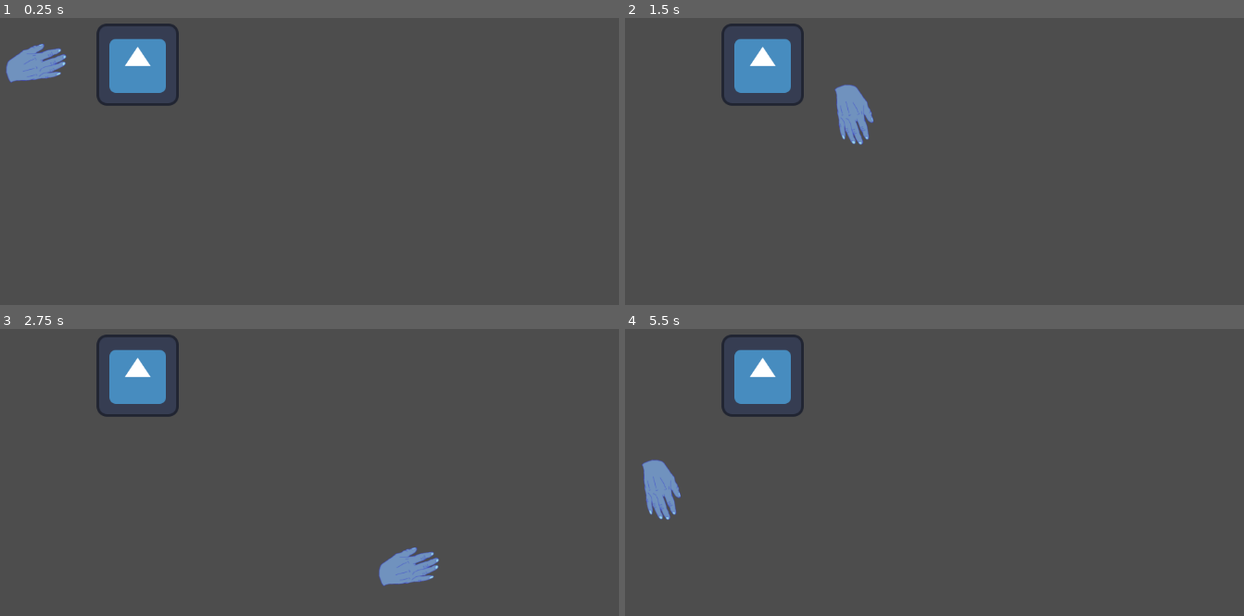
Above: before the commit, frames 1-4 (two rows, left to right).
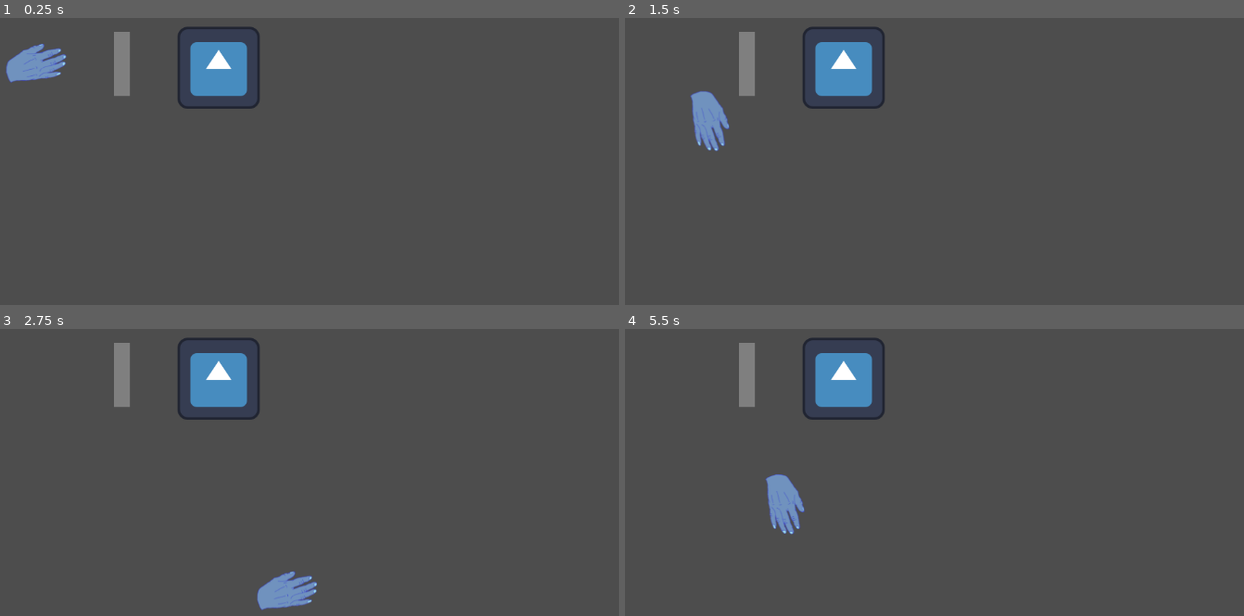
Above: after the commit, the same moments.

Repository: AustinSB/moving_hand_game
Game: Godot game, scene res://main.tscn
Two runs of this game, one before a commit and one after it. Both use one fixed random seed, a clock stepped at 60 frames per second and the inputs below. The engine's default icon, where the game draws it, is replaced by a stand-in: a white triangle on a blue panel in a dark square.
Inputs:
- Up to frame 1 (0.25 s): no input
- Up to frame 2 (1.5 s): tap Enter at 0.5 s; hold D 0.53-1.28 s; hold S from 1.28 s (still down)
- Up to frame 3 (2.75 s): release S at 2.03 s; hold D from 2.03 s (still down)
- Up to frame 4 (5.5 s): release D at 2.78 s; hold W 2.78-3.53 s; hold A 3.53-5.03 s; hold S from 5.03 s (still down)

The runs differ from the first frame. In frame 1, 4.4% of the frame differs, in the area x 15-42%, y 1-32%; in frame 2, 6.1%; in frame 3, 6.3%; in frame 4, 6.3%, in the area x 2-42%, y 1-72%.

Commit message:
Add wall sprite logic for player
Put movement logic in its own function
Add wall

Diff:
--- a/Player Hand/player.gd
+++ b/Player Hand/player.gd
@@ -1,8 +1,26 @@
 extends CharacterBody2D
 
-var speed = 400
+var speed = 450
+
+var default_sprite: Texture
+var wall_sprite: Texture
+var sprite: Sprite2D
+
+func _ready():
+	sprite = $Sprite2D
+	default_sprite = sprite.texture
+	wall_sprite = preload("res://Player Hand/hand_side_icon.png")
 
 func _process(_delta: float) -> void:
+	if is_on_wall():
+		sprite.texture = wall_sprite
+	else:
+		sprite.texture = default_sprite
+
+	move()
+
+
+func move():
 	velocity = Vector2.ZERO
 
 	if Input.is_key_pressed(KEY_D):
--- a/main.tscn
+++ b/main.tscn
@@ -1,8 +1,9 @@
-[gd_scene load_steps=4 format=3 uid="uid://i0dvfun7gy7v"]
+[gd_scene load_steps=5 format=3 uid="uid://i0dvfun7gy7v"]
 
 [ext_resource type="Script" uid="uid://8266vvxdgh65" path="res://main.gd" id="1_ig7tw"]
 [ext_resource type="PackedScene" uid="uid://ci5l6buyjftcg" path="res://box.tscn" id="3_1bvp3"]
 [ext_resource type="PackedScene" uid="uid://o268dgapyma8" path="res://Player Hand/player.tscn" id="3_h2yge"]
+[ext_resource type="PackedScene" uid="uid://cnh5kc0v4p77v" path="res://wall.tscn" id="4_1bvp3"]
 
 [node name="Main" type="Node"]
 script = ExtResource("1_ig7tw")
@@ -11,4 +12,7 @@
 position = Vector2(75, 75)
 
 [node name="Box" parent="." instance=ExtResource("3_1bvp3")]
-position = Vector2(233, 77)
+position = Vector2(359, 82)
+
+[node name="Wall" parent="." instance=ExtResource("4_1bvp3")]
+position = Vector2(209, 76)
Binary file added: Player Hand/hand_side_icon.png
Not shown, added: Player Hand/hand_side_icon.png.import
